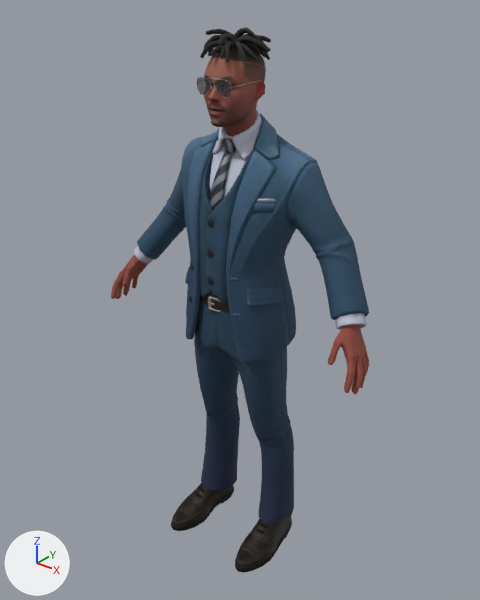
One commit to the glTF model public/kevin-avatar.glb: the scene before it, then after it.
One viewpoint serves both versions: a 50 mm camera at (1.29, -1.619, 2.001) aimed at (-0.003, -0.002, 0.998). The axes (+X, +Y, +Z) are drawn at lower left. The lights are the same throughout. Vertices at the same position are counted once.

The first picture shows 'Wolf3D_Body', 'Wolf3D_Hair', 'Wolf3D_Head', 'Wolf3D_Outfit_Bottom', 'Wolf3D_Outfit_Footwear', 'Wolf3D_Outfit_Top'.
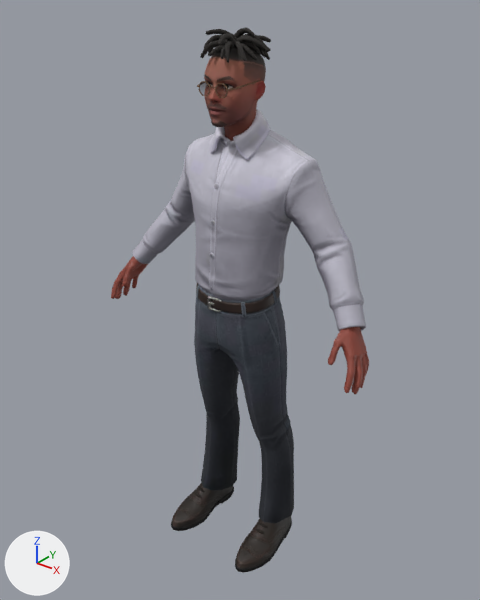
The change, as a list of edits to the scene's bpy script:
```text
Add img_outfit_classic_07_v2_m_top_n:
    img_outfit_classic_07_v2_m_top_n = load_image('outfit-classic-07-v2-m-top-N', '_unpacked/outfit-classic-07-v2-m-top-N', 512, 512, 'Non-Color')
Add img_outfit_classic_07_v2_m_top_d:
    img_outfit_classic_07_v2_m_top_d = load_image('outfit-classic-07-v2-m-top-D', '_unpacked/outfit-classic-07-v2-m-top-D', 512, 512, 'sRGB')
Add img_outfit_classic_07_v2_m_top_m_outfit_classic_07_v2_m_top_r:
    img_outfit_classic_07_v2_m_top_m_outfit_classic_07_v2_m_top_r = load_image('outfit-classic-07-v2-m-top-M-outfit-classic-07-v2-m-top-R', '_unpacked/outfit-classic-07-v2-m-top-M-outfit-classic-07-v2-m-top-R', 512, 512, 'Non-Color')
Change mat_wolf3d_outfit_top:
    where n2 = _N.new('ShaderNodeTexImage'); n2.name = 'Image Texture'
    n2.image: img_outfit_classic_03_v2_m_top_d -> img_outfit_classic_07_v2_m_top_d
    where n4 = _N.new('ShaderNodeTexImage'); n4.name = 'Image Texture.001'
    n4.image: img_outfit_classic_03_v2_m_top_m_outfit_classic_03_v2_m_top_r -> img_outfit_classic_07_v2_m_top_m_outfit_classic_07_v2_m_top_r
    where n6 = _N.new('ShaderNodeTexImage'); n6.name = 'Image Texture.002'
    n6.image: img_outfit_classic_03_v2_m_top_n -> img_outfit_classic_07_v2_m_top_n
Change me_wolf3d_outfit_top:
    used by ob_wolf3d_outfit_top; location = (0.0, 0.0, 0.0)
    remove me_wolf3d_outfit_top.from_pydata(...)  # 1879 vertices, 3371 faces; spans x -0.486..0.486, y -0.163..0.151, z 0.859..1.638
    add me_wolf3d_outfit_top.from_pydata(...)  # 1490 vertices, 2883 faces; spans x -0.488..0.488, y -0.157..0.133, z 1.028..1.644
    me_wolf3d_outfit_top part 1: the loose piece of 775 vertices spanning x -0.476..0.476, y -0.157..0.151, z 0.859..1.624 is rebuilt with 1245 vertices and now spans x -0.488..0.488, y -0.157..0.133, z 1.028..1.644
    me_wolf3d_outfit_top part 2: 15 loose pieces with 553 vertices, spanning x -0.486..0.486, y -0.163..0.078, z 1.017..1.414, are deleted
    me_wolf3d_outfit_top part 3: 551 vertices removed from x -0.1..0.1, y -0.16..0.071, z 1.045..1.638
```

Location of each change, [x1, y1, x2, y2] in pixels of the pictures (480 x 600 px):
'Wolf3D_Outfit_Top', surface changed, reshaped (blue to grey, 12% shorter)
    before: [133, 110, 369, 363]
    after: [132, 109, 366, 332]
part 1 of me_wolf3d_outfit_top, rebuilt (10% shorter)
    before: [137, 114, 369, 363]
    after: [132, 109, 366, 332]
part 2 of me_wolf3d_outfit_top, deleted
    before: [133, 198, 367, 330]
part 3 of me_wolf3d_outfit_top, deleted
    before: [199, 110, 262, 306]
